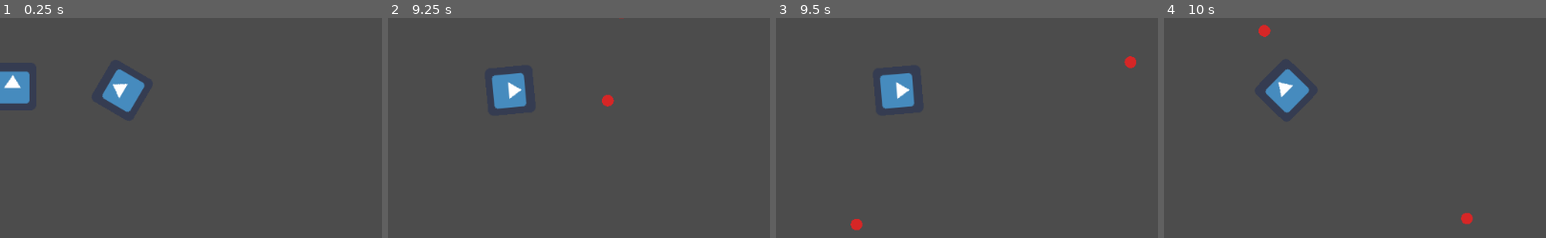
Above: before the commit, frames 1-4 (left to right).
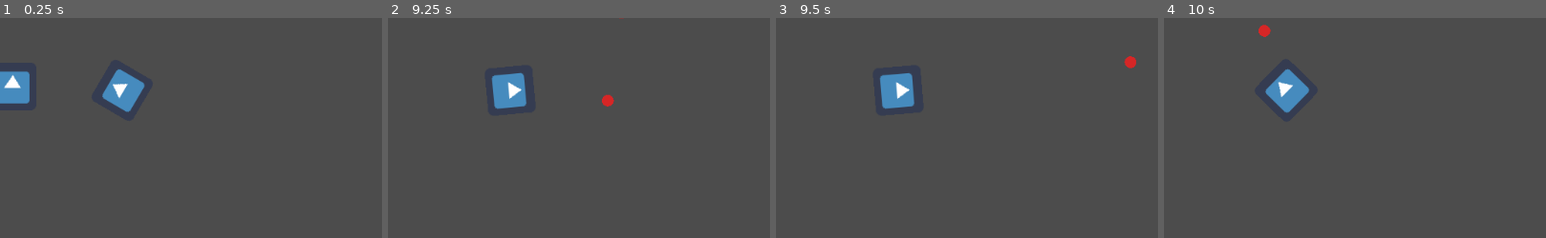
Above: after the commit, the same moments.

Repository: pandapixeluser/crunch-attack
Game: Godot game, scene res://TestScene.tscn
Same seed, same stepped clock (60 frames per second), same inputs: the game is played once before the commit and once after it. The engine's default icon, where the game draws it, is replaced by a stand-in: a white triangle on a blue panel in a dark square.
Inputs (mouse positions are % of the whole screen's width and height, from its top left):
- Up to frame 1 (0.25 s): no input
- Up to frame 2 (9.25 s): tap Enter at 0.5 s; move the mouse to (45, 71) at 0.52 s; hold W (move_up) 0.53-2.03 s; click (45, 71) at 0.6 s; move the mouse to (80, 66) at 1.27 s; click (80, 66) at 1.35 s; move the mouse to (20, 35) at 2.02 s; hold A (move_left) 2.03-3.53 s; click (20, 35) at 2.1 s; move the mouse to (55, 51) at 2.77 s; click (55, 51) at 2.85 s; move the mouse to (35, 25) at 3.52 s; hold S (move_down) 3.53-4.28 s; click (35, 25) at 3.6 s; move the mouse to (72, 45) at 4.27 s; hold D (move_right) 4.28-5.03 s; click (72, 45) at 4.35 s; move the mouse to (30, 56) at 5.02 s; hold W (move_up) 5.03-5.78 s; click (30, 56) at 5.1 s; move the mouse to (60, 28) at 5.77 s; hold D (move_right) 5.78-8.03 s; click (60, 28) at 5.85 s; move the mouse to (45, 71) at 6.52 s; click (45, 71) at 6.6 s; move the mouse to (80, 66) at 7.27 s; click (80, 66) at 7.35 s; move the mouse to (20, 35) at 8.02 s; hold S (move_down) 8.03-8.78 s; click (20, 35) at 8.1 s; move the mouse to (55, 51) at 8.77 s; hold A (move_left) from 8.78 s (still down); click (55, 51) at 8.85 s
- Up to frame 3 (9.5 s): keep holding A (move_left)
- Up to frame 4 (10 s): move the mouse to (35, 25) at 9.52 s; release A (move_left) at 9.53 s; hold W (move_up) from 9.53 s (still down); click (35, 25) at 9.6 s
The pictures show only the part of the screen within x 34-84%, y 34-84%; the shares and areas given below are measured in that part.

Frames 1-2 are identical in both runs. In frame 3, 0.1% of the frame differs, in the area x 19-23%, y 91-97%; in frame 4, 0.1%, in the area x 77-81%, y 88-94%.

Commit message:
Updated files, proper git repository setup created

Diff:
--- a/Projectile.tscn
+++ b/Projectile.tscn
@@ -1,7 +1,8 @@
-[gd_scene load_steps=3 format=2]
+[gd_scene load_steps=4 format=2]
 
 [ext_resource path="res://projectile.gd" type="Script" id=1]
 [ext_resource path="res://RedProjectileCircle.png" type="Texture" id=2]
+[ext_resource path="res://Timer.gd" type="Script" id=3]
 
 [node name="Projectile" type="Node2D"]
 
@@ -11,3 +12,12 @@
 [node name="projectile" type="Sprite" parent="KinematicBody2D"]
 scale = Vector2( 0.03, 0.03 )
 texture = ExtResource( 2 )
+
+[node name="Timer" type="Timer" parent="KinematicBody2D"]
+process_mode = 0
+wait_time = 5.0
+one_shot = true
+autostart = true
+script = ExtResource( 3 )
+
+[connection signal="timeout" from="KinematicBody2D/Timer" to="KinematicBody2D/Timer" method="_on_Timer_timeout"]
--- /dev/null
+++ b/Timer.gd
@@ -0,0 +1,5 @@
+extends Timer
+
+func _on_Timer_timeout():
+	pass # Replace with function body.
+	get_parent().queue_free()
Not shown, added: export_presets.cfg
